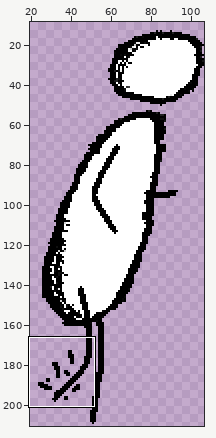
Pixel-art file, stored at done/player_run.aseprite. Above, an overview of the earlier version with the close-up marked.
Close-up. The starting point:
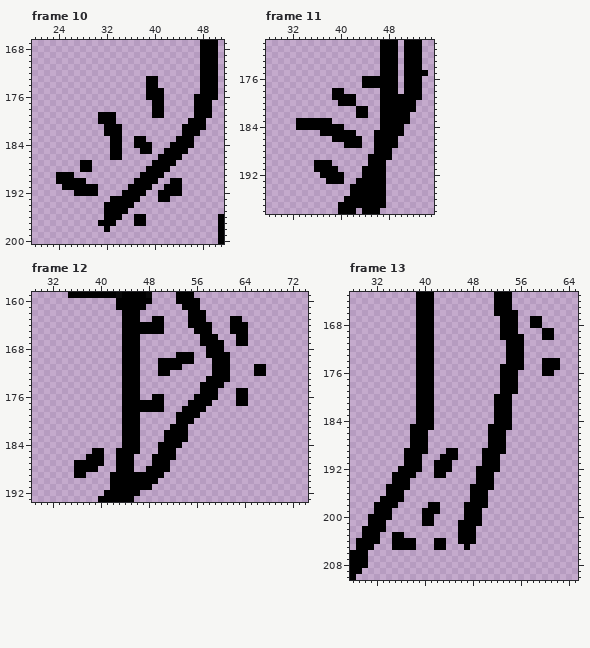
107x211 pixels, 21 frames. Colours within 5 levels of each other are drawn and written as one. Shown: frame 10: x 20..51, y 167..200; frame 11: x 28..55, y 170..198; frame 12: x 29..74, y 159..193; frame 13: x 28..65, y 163..210. The wide view leaves out empty margins. The commit also changed other frames or places, which this record leaves out.
Now the later version:
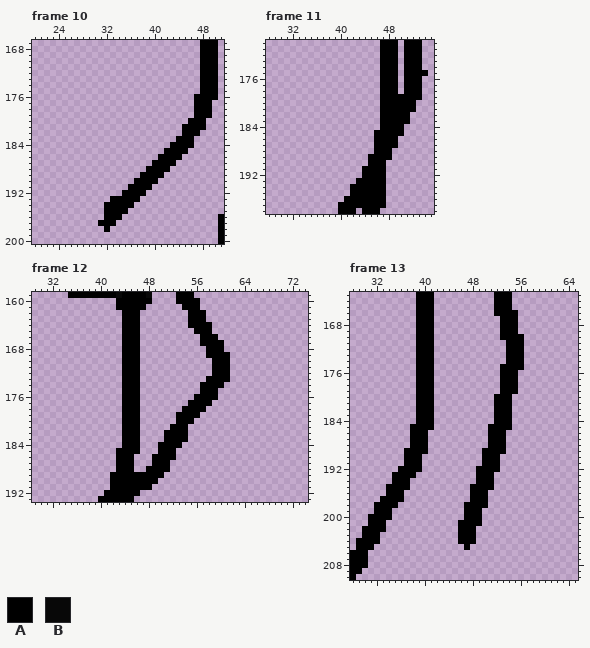
Palette (. is transparent): A #000000  B #080808
Change:
layer "wind?" now hidden
--- frame 10
@@ x 20..51 @@
 172 ............................AAA.
-173 ...................AA.......AAA.
-174 ...................AA.......AAA.
-175 ...................AAA......AAA.
-176 ...................AAA.....AAAA.
-177 ....................AA.....AAA..
-178 ....................AA.....AAA..
-179 ...........AAA......AA.....AAA..
-180 ...........AAA............AAA...
-181 ............AAA..........AAAA...
-182 ............AAA..........AAA....
-183 .............AA..AA.....AAA.....
-184 .............AA..AAA...AAAA.....
-185 .............AA...AA..AAAA......
-186 .............AA......AAAA.......
-187 ........AA..........AAAA........
-188 ........AA.........AAAA.........
-189 ....AAA...........AAAA..........
-190 ....AAAAA........AAAA..AA.......
-191 .....AAAAAA.....AAAA..AAA.......
-192 .......AAAA....AAAA..AAAA.......
-193 .............AAAAA...AA.........
+173 ............................AAA.
+174 ............................AAA.
+175 ............................AAA.
+176 ...........................AAAA.
+177 ...........................AAA..
+178 ...........................AAA..
+179 ...........................AAA..
+180 ..........................AAA...
+181 .........................AAAA...
+182 .........................AAA....
+183 ........................AAA.....
+184 .......................AAAA.....
+185 ......................AAAA......
+186 .....................AAAA.......
+187 ....................AAAA........
+188 ...................AAAA.........
+189 ..................AAAA..........
+190 .................AAAA...........
+191 ................AAAA............
+192 ...............AAAA.............
+193 .............AAAAA..............
 194 ............AAAAA...............
 195 ............AAAA................
-196 ............AAA..AA............A
-197 ...........AAA...AA............A
+196 ............AAA................A
+197 ...........AAA.................A
 198 ............A..................A
--- frame 11
@@ x 31..48 @@
 175 ................AA
-176 .............AAAAA
-177 .............AAAAA
-178 ........AA......AA
-179 ........AAAA....AA
-180 .........AAA....AA
-181 ............AA..AA
-182 ............AA..AA
-183 ..AAAAAA........AA
-184 ..AAAAAAAA......AA
-185 ......AAAAAA...AAA
-186 ........AAAAA..AAA
-187 ..........AAA..AAA
+176 ................AA
+177 ................AA
+178 ................AA
+179 ................AA
+180 ................AA
+181 ................AA
+182 ................AA
+183 ................AA
+184 ................AA
+185 ...............AAA
+186 ...............AAA
+187 ...............AAA
 188 ...............AAA
 189 ..............AAAA
-190 .....AAA......AAA.
-191 .....AAAA....AAAA.
-192 ......AAAA...AAAA.
-193 .......AAA..AAAAA.
+190 ..............AAA.
+191 .............AAAA.
+192 .............AAAA.
+193 ............AAAAA.
 194 ...........AAAAAA.
--- frame 12
@@ x 45..69 @@
 162 AA........AAA............
-163 AA..AA....AAA....AA......
-164 AAAAAA....AAAA...AAA.....
-165 AAAAAA.....AAA...AAA.....
-166 AA..........AAA...AA.....
-167 AA..........AAAA..AA.....
+163 AA........AAA............
+164 AA........AAAA...........
+165 AA.........AAA...........
+166 AA..........AAA..........
+167 AA..........AAAA.........
 168 AA...........AAA.........
-169 AA......AAA..AAAA........
-170 AA...AAAAAA...AAA........
-171 AA...AAAA.....AAA....AA..
-172 AA...AA.......AAA....AA..
+169 AA...........AAAA........
+170 AA............AAA........
+171 AA............AAA........
+172 AA............AAA........
 173 AA...........AAAA........
 174 AA..........AAAA.........
-175 AA..........AAA...AA.....
-176 AA..AA.....AAAA...AA.....
-177 AAAAAA....AAAA....AA.....
-178 AAAAAA...AAAA............
+175 AA..........AAA..........
+176 AA.........AAAA..........
+177 AA........AAAA...........
+178 AA.......AAAA............
 179 AA......AAAA.............
@@ x 34..42 @@
 184 .........
-185 .....AA..
-186 ....AAA..
-187 ..AAAAA..
-188 ..AAAA...
-189 ..AA....A
+185 .........
+186 .........
+187 .........
+188 .........
+189 ........A
 190 ........A
--- frame 13
@@ x 56..63 @@
 166 ........
-167 ..AA....
-168 ..AA....
-169 ....AA..
-170 A...AA..
+167 ........
+168 ........
+169 ........
+170 A.......
 171 A.......
@@ x 58..64 @@
 173 .......
-174 ..AAA..
-175 ..AAA..
-176 ..AA...
+174 .......
+175 .......
+176 .......
 177 .......
@@ x 40..47 @@
 188 A.......
-189 A...AA..
-190 ...AAA..
-191 ..AAA...
-192 ..AAA...
-193 ..AA....
+189 A.......
+190 ........
+191 ........
+192 ........
+193 ........
 194 ........
@@ x 33..45 @@
 197 AAAA.........
-198 AAA.....AA...
-199 AA.....AAA...
-200 AA.....AA....
-201 A......AA....
+198 AAA..........
+199 AA...........
+200 AA...........
+201 A............
 202 A............
-203 ..AA.........
-204 ..AAAA...AA..
-205 ..AAAA...AA..
+203 .............
+204 .............
+205 .............
 206 .............
Changed places in both close-ups, as pixel boxes (x1, y1, x2, y2):
erased: (56, 76, 182, 226)
erased: (296, 76, 380, 184)
erased: (140, 316, 194, 412)
erased: (230, 316, 248, 346)
erased: (236, 364, 266, 406)
erased: (74, 448, 104, 478)
erased: (530, 316, 560, 376)
erased: (392, 448, 458, 550)
